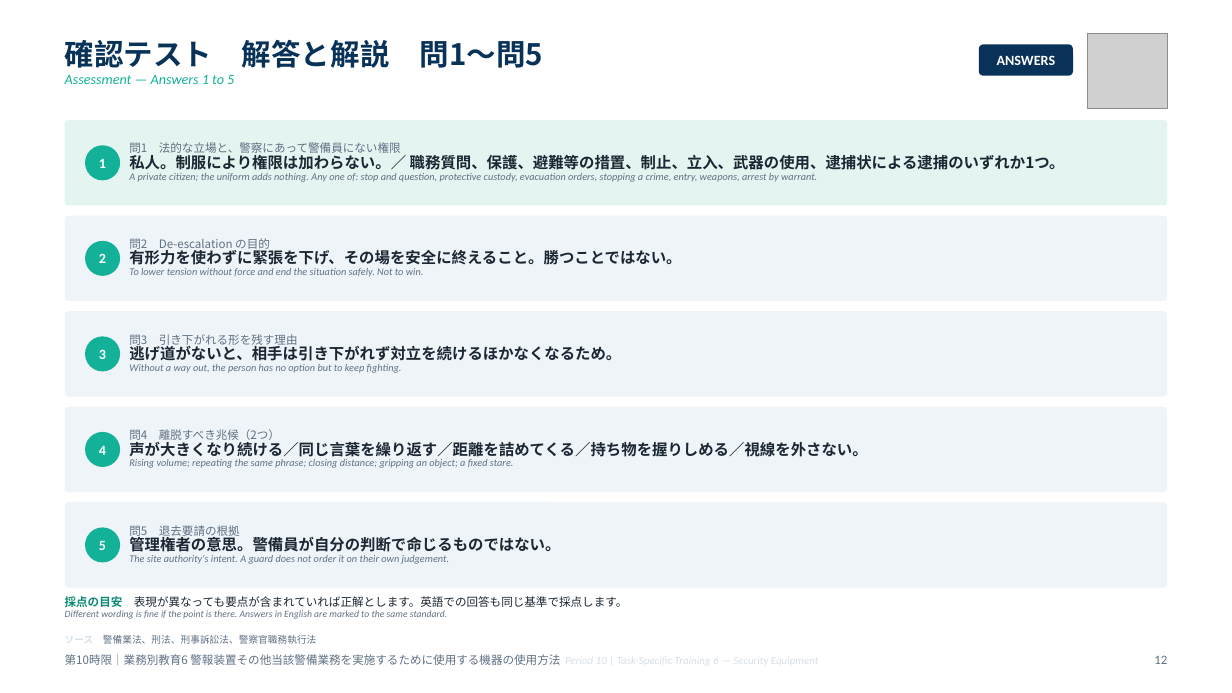
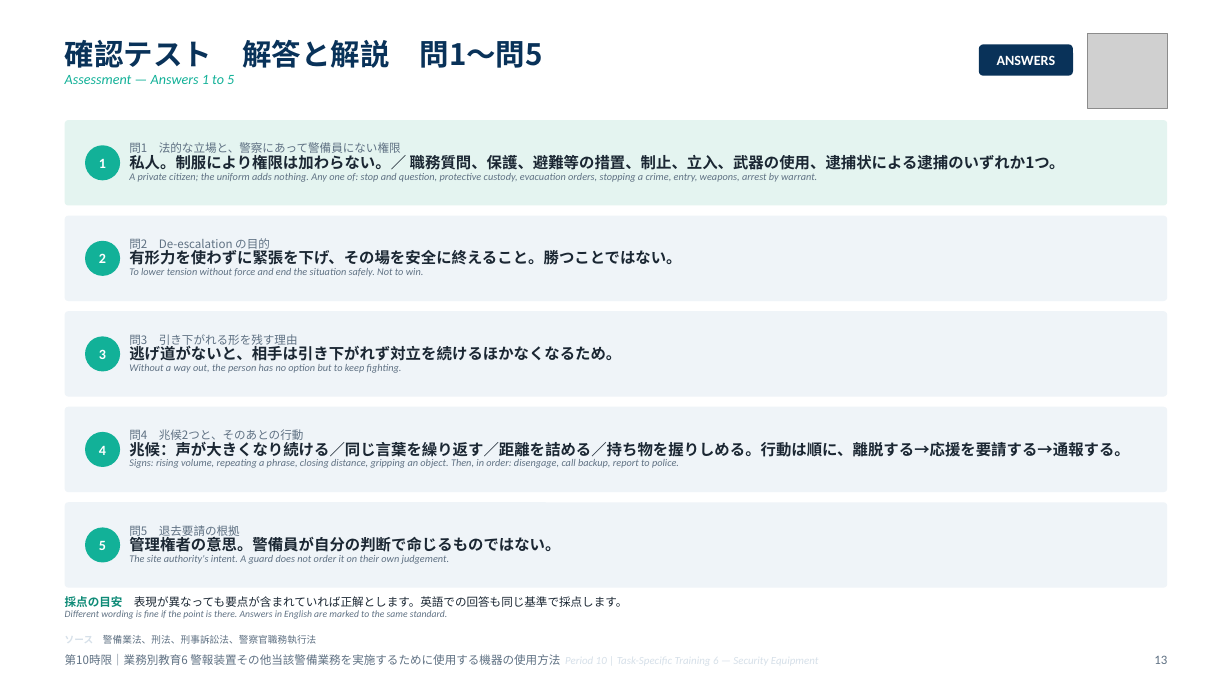
Before and after one commit to hrsmhiroshi-cpu/Training-, a slide deck: slide 13 of decks/06_10限_機器と総括.pptx (slide 12 before the commit). Drawn at 1232x693 pixels with LibreOffice and Linux fonts; fonts in the diff are those of the drawing; grey boxes stand for pictures. Boxes give left, top, right and bottom in pixels: in the first picture for what was removed or moved away, otherwise in the second. Text is boxed around its words. In the diff, an @@ line names an element or a change of style, - is before the commit and + after.

```diff
--- a/decks/06_10限_機器と総括.pptx
+++ b/decks/06_10限_機器と総括.pptx
@@ text at (129, 429, 1129, 468): text changed @@
-問4 離脱すべき兆候（2つ）
-声が大きくなり続ける／同じ言葉を繰り返す／距離を詰めてくる／持ち物を握りしめる／視線を外さない。
-Rising volume; repeating the same phrase; closing distance; gripping an object; a fixed stare.
+問4 兆候2つと、そのあとの行動
+兆候：声が大きくなり続ける／同じ言葉を繰り返す／距離を詰める／持ち物を握りしめる。行動は順に、離脱する→応援を要請する→通報する。
+Signs: rising volume, repeating a phrase, closing distance, gripping an object. Then, in order: disengage, call backup, report to police.
```
Also in this commit, not shown: 5 other slides changed, 9 other files.
